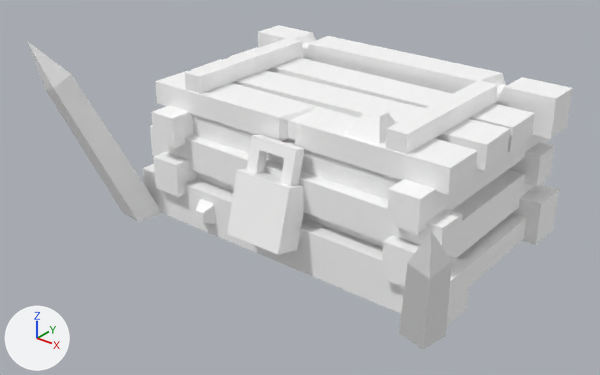
What one commit did to the glTF model assets/synty/simple_fantasy/models/SF_Prop_Goblin_Chest_01.glb.
Camera for both pictures: a 50 mm camera at (0.0313, -0.0414, 0.0283) aimed at (-0.0003, -0.0019, 0.0038). Every picture has the same lights, and +X, +Y and +Z are marked at lower left. Where no turn or scale is listed for an object, it has been applied to the vertices.

Objects in the first picture: 'SF_Prop_Goblin_Chest_01', 'SF_Prop_Goblin_Chest_Lid_01', 'SF_Prop_Goblin_Chest_Lock_01'.
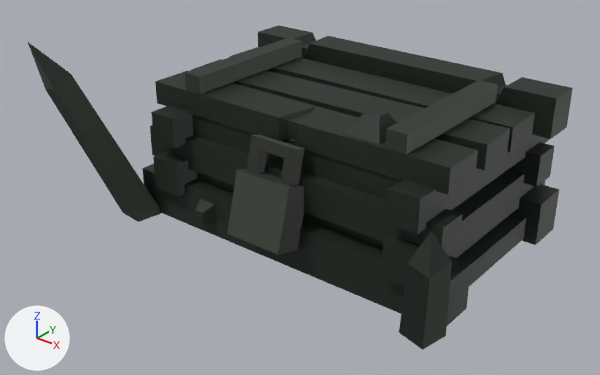
Where the change shows, as pixel boxes (x1, y1, x2, y2) in the pictures (600 x 375 px):
'SF_Prop_Goblin_Chest_01', surface changed (grey to black): (28, 25, 573, 350) in both
'SF_Prop_Goblin_Chest_Lid_01', surface changed (white to black): (155, 38, 535, 195) in both
'SF_Prop_Goblin_Chest_Lock_01', surface changed (white to black): (227, 135, 304, 255) in both

Edits to the bpy script that builds the scene:
```text
Add img_undead_footman_01:
    img_undead_footman_01 = load_image('Undead_Footman_01', '_unpacked/Undead_Footman_01', 512, 512, 'sRGB')
Change mat_lambert2:
    add n3 = _N.new('ShaderNodeMix'); n3.name = 'Mix'
    add n3.data_type = 'RGBA'
    add n3.blend_type = 'MULTIPLY'
    add n3.inputs[0].default_value = 1.0  # 'Factor'
    add n4 = _N.new('ShaderNodeTexImage'); n4.name = 'Image Texture'
    add n4.image = img_undead_footman_01
    where n2 = _N.new('ShaderNodeVertexColor'); n2.name = 'Color Attribute'
    where n0 = _N.new('ShaderNodeBsdfPrincipled'); n0.name = 'Principled BSDF'
    remove _L.new(n2.outputs[0], n0.inputs[0])  # 'Color' to 'Base Color'
    add _L.new(n3.outputs[2], n0.inputs[0])  # 'Result' to 'Base Color'
    add _L.new(n2.outputs[0], n3.inputs[7])  # 'Color' to 'B'
    add _L.new(n4.outputs[0], n3.inputs[6])  # 'Color' to 'A'
Change mat_lambert2_001:
    remove mat_lambert2_001.base_color = (1.0, 1.0, 1.0)  # white #ffffff
    add mat_lambert2_001.texture = img_undead_footman_01
```
